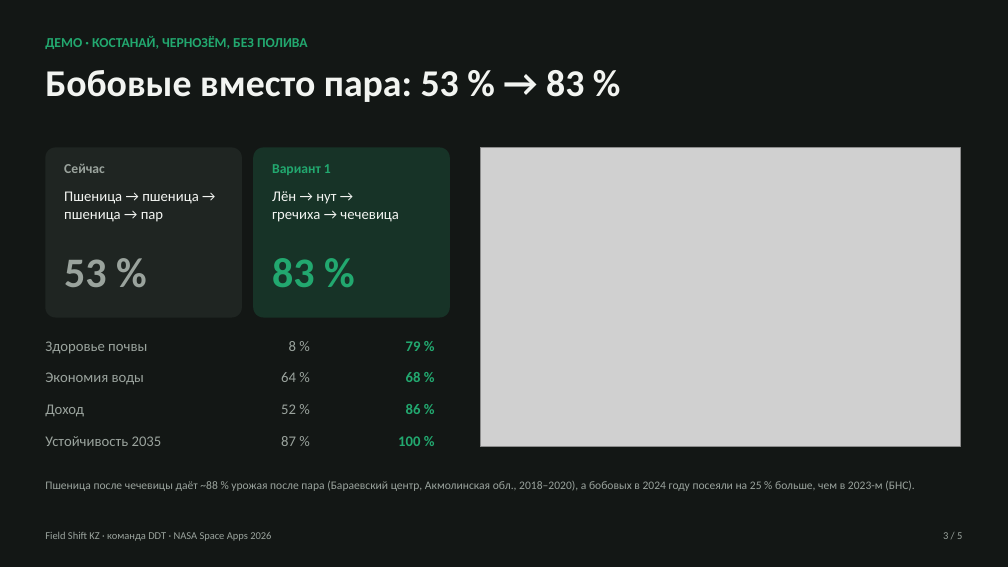
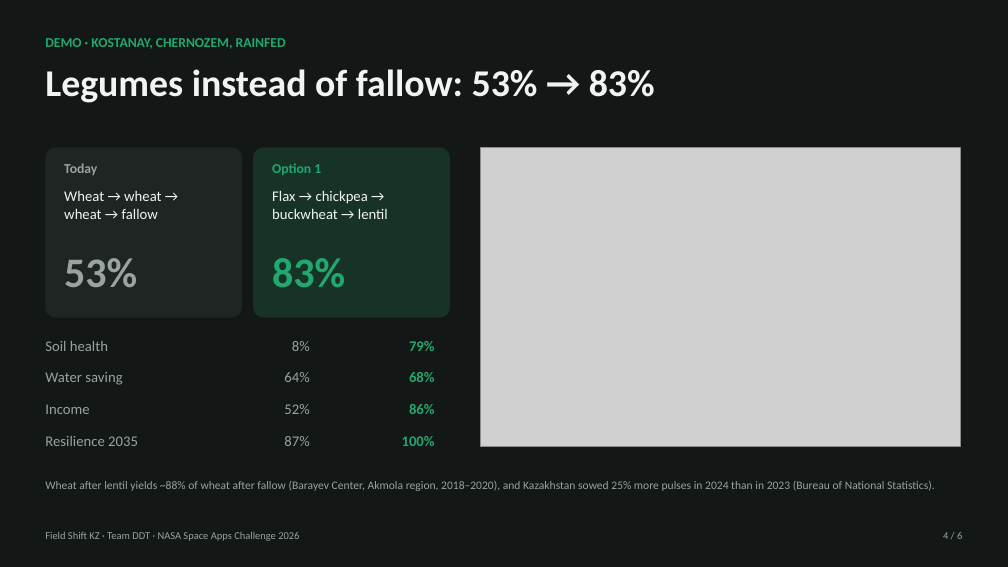
Before and after one commit to Stalker-a/field-shift-kz, a slide deck: slide 4 of Field_Shift_KZ.pptx (slide 3 before the commit). Drawn at 1008x567 pixels with LibreOffice and Linux fonts; fonts in the diff are those of the drawing; grey boxes stand for pictures. Boxes give left, top, right and bottom in pixels: in the first picture for what was removed or moved away, otherwise in the second. Text is boxed around its words. In the diff, an @@ line names an element or a change of style, - is before the commit and + after.

```diff
--- a/Field_Shift_KZ.pptx
+++ b/Field_Shift_KZ.pptx
@@ text at <box>45,38,286,49</box>: text changed @@
-ДЕМО · КОСТАНАЙ, ЧЕРНОЗЁМ, БЕЗ ПОЛИВА
+DEMO · KOSTANAY, CHERNOZEM, RAINFED
@@ text at <box>45,69,655,103</box>: text changed @@
-Бобовые вместо пара: 53 % → 83 %
+Legumes instead of fallow: 53% → 83%
@@ text at <box>64,163,97,175</box>: text changed @@
-Сейчас
+Today
@@ text at <box>272,163,321,175</box>: text changed @@
-Вариант 1
+Option 1
@@ text at <box>64,191,161,219</box>: text changed @@
-Пшеница → пшеница →
-пшеница → пар
+Wheat → wheat →
+wheat → fallow
@@ text at <box>272,190,388,219</box>: text changed @@
-Лён → нут →
-гречиха → чечевица
+Flax → chickpea →
+buckwheat → lentil
@@ text at <box>64,258,137,287</box>: spaces changed @@
-53 %
+53%
@@ text at <box>272,258,345,287</box>: spaces changed @@
-83 %
+83%
@@ text at <box>45,341,108,351</box>: text changed @@
-Здоровье почвы
+Soil health
@@ text at <box>292,341,310,351</box>: spaces changed @@
-8 %
+8%
@@ text at <box>409,341,435,351</box>: spaces changed @@
-79 %
+79%
@@ text at <box>45,372,122,385</box>: text changed @@
-Экономия воды
+Water saving
@@ text at <box>284,372,309,382</box>: spaces changed @@
-64 %
+64%
@@ text at <box>409,372,435,382</box>: spaces changed @@
-68 %
+68%
@@ text at <box>45,404,89,414</box>: text changed @@
-Доход
+Income
@@ text at <box>284,404,309,414</box>: spaces changed @@
-52 %
+52%
@@ text at <box>409,404,435,414</box>: spaces changed @@
-86 %
+86%
@@ text at <box>45,436,138,446</box>: text changed @@
-Устойчивость 2035
+Resilience 2035
@@ text at <box>284,436,309,446</box>: spaces changed @@
-87 %
+87%
@@ text at <box>402,436,435,446</box>: spaces changed @@
-100 %
+100%
@@ text at <box>45,481,935,491</box>: text changed @@
-Пшеница после чечевицы даёт ~88 % урожая после пара (Бараевский центр, Акмолинская обл., 2018–2020), а бобовых в 2024 году посеяли на 25 % больше, чем в 2023-м (БНС).
+Wheat after lentil yields ~88% of wheat after fallow (Barayev Center, Akmola region, 2018–2020), and Kazakhstan sowed 25% more pulses in 2024 than in 2023 (Bureau of National Statistics).
@@ text at <box>45,532,299,541</box>: text changed @@
-Field Shift KZ · команда DDT · NASA Space Apps 2026
+Field Shift KZ · Team DDT · NASA Space Apps Challenge 2026
@@ text at <box>943,532,962,539</box>: text changed @@
-3 / 5
+4 / 6
```
Also in this commit, not shown: 2 other slides changed, 3 slides added, 2 slides removed, 2 other files.
